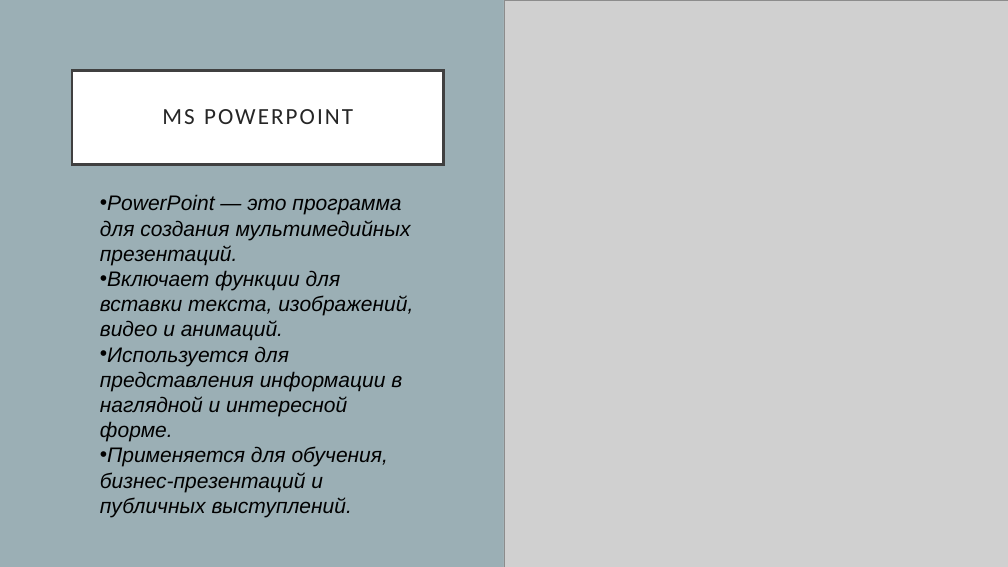
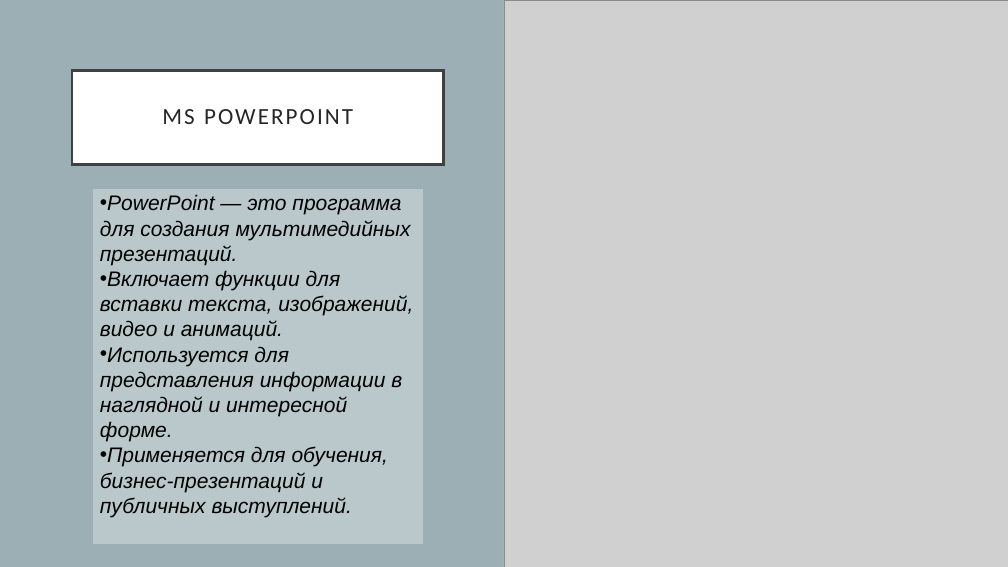
Before and after one commit to Hacker979/prac-27, a slide deck: slide 6 of Microsoft office.pptx. Drawn at 1008x567 pixels with LibreOffice and Linux fonts; fonts in the diff are those of the drawing; grey boxes stand for pictures. Boxes give left, top, right and bottom in pixels: in the first picture for what was removed or moved away, otherwise in the second. Text is boxed around its words. In the diff, an @@ line names an element or a change of style, - is before the commit and + after.

```diff
--- a/Microsoft office.pptx
+++ b/Microsoft office.pptx
@@ text "PowerPoint — это программа для ...": place and size @@
-text "PowerPoint — это программа для ..." at box(100, 194, 413, 517)
+text "PowerPoint — это программа для ..." at box(92, 185, 423, 548)
@@ text "PowerPoint — это программа для ..." at box(92, 185, 423, 548): fill none to gradient #BBC8CC to #B8C6CB; outline none to #9BAFB5 0.5 pt @@
```
